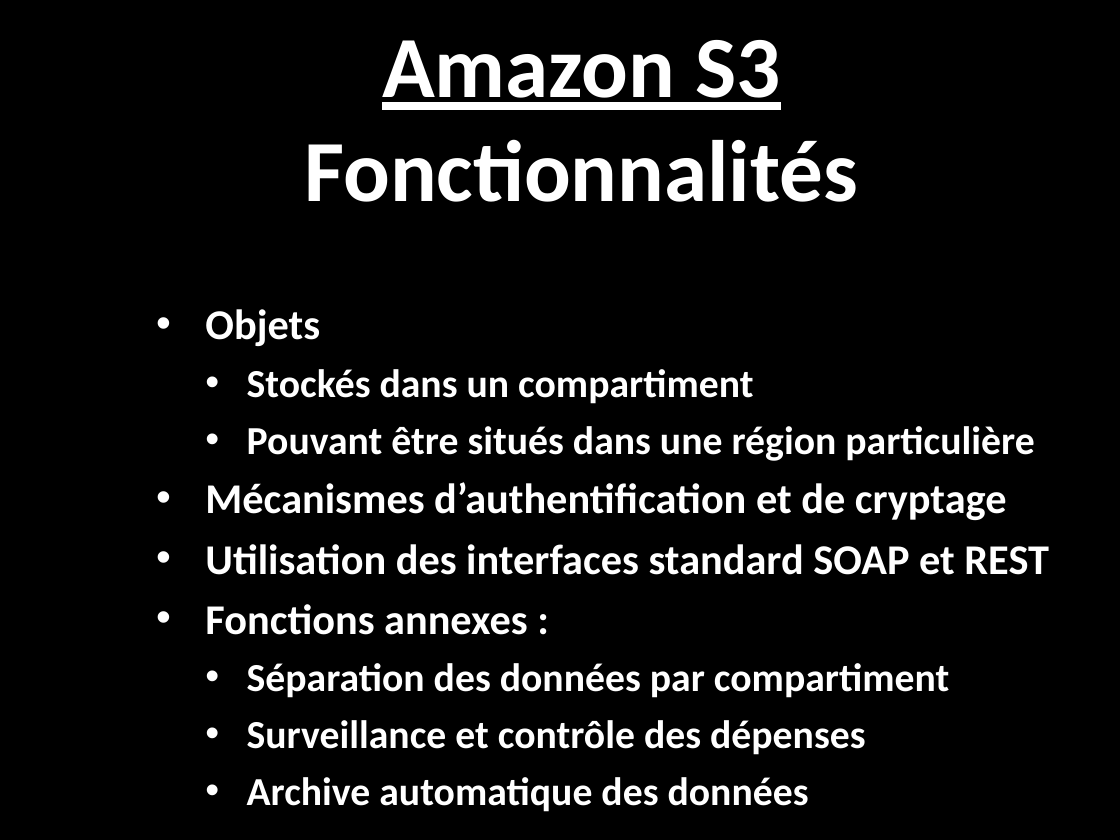
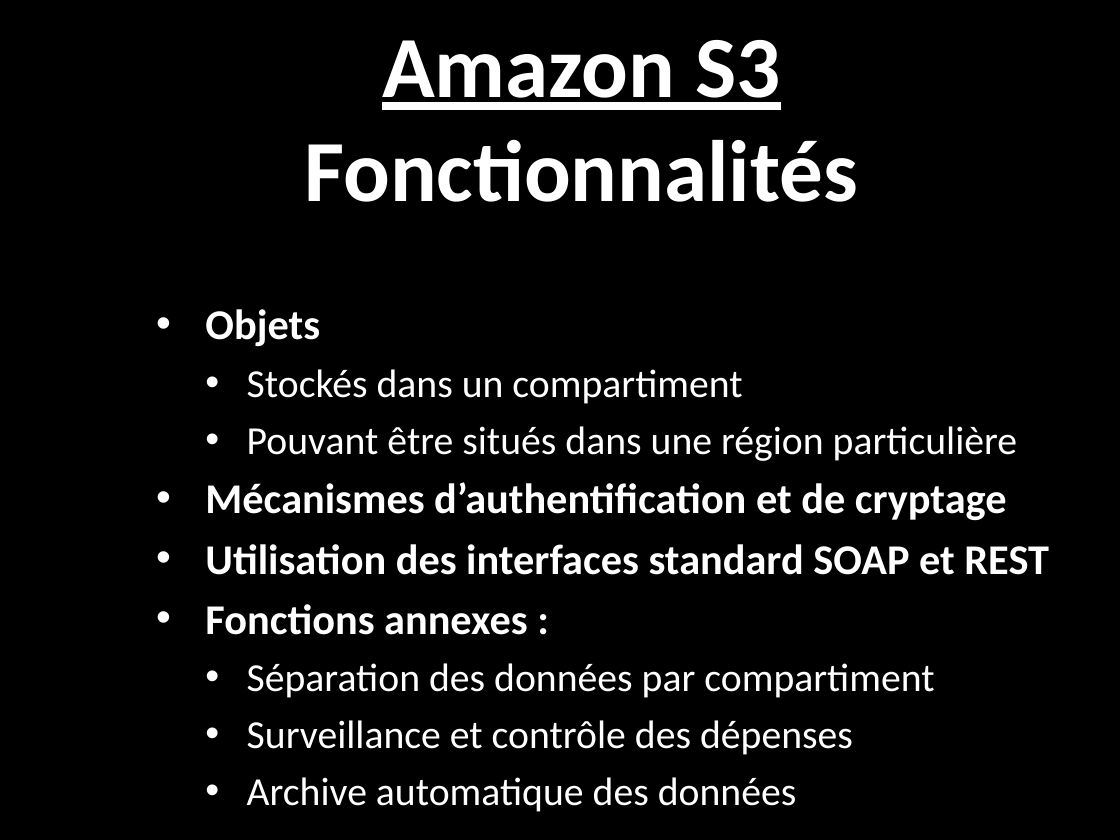
Before and after one commit to romfret/TLC, a slide deck: slide 5 of AWS - Media Hosting.pptx. Drawn at 1120x840 pixels with LibreOffice and Linux fonts; fonts in the diff are those of the drawing; background and template pictures are left out. Boxes give left, top, right and bottom in pixels: in the first picture for what was removed or moved away, otherwise in the second. Text is boxed around its words. In the diff, an @@ line names an element or a change of style, - is before the commit and + after.

```diff
--- a/AWS - Media Hosting.pptx
+++ b/AWS - Media Hosting.pptx
@@ text at [247,369,1017,812]: bold off in "Stockés dans un compartiment", "Pouvant être situés dans une région particulière", "Séparation des données par compartiment", "Surveillance et contrôle des dépenses" and 1 more places @@
```
Also in this commit, not shown: 2 other slides changed, 3 slides added.
